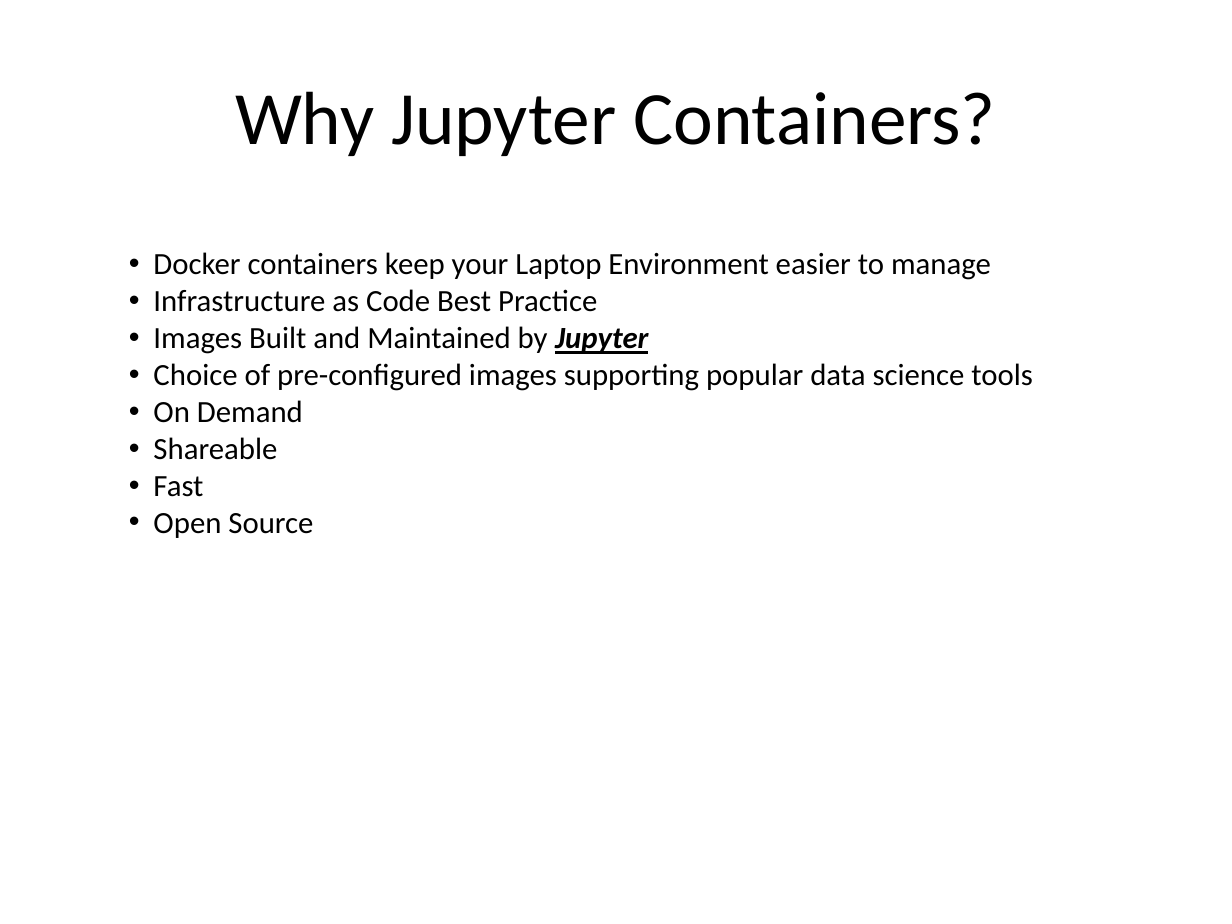
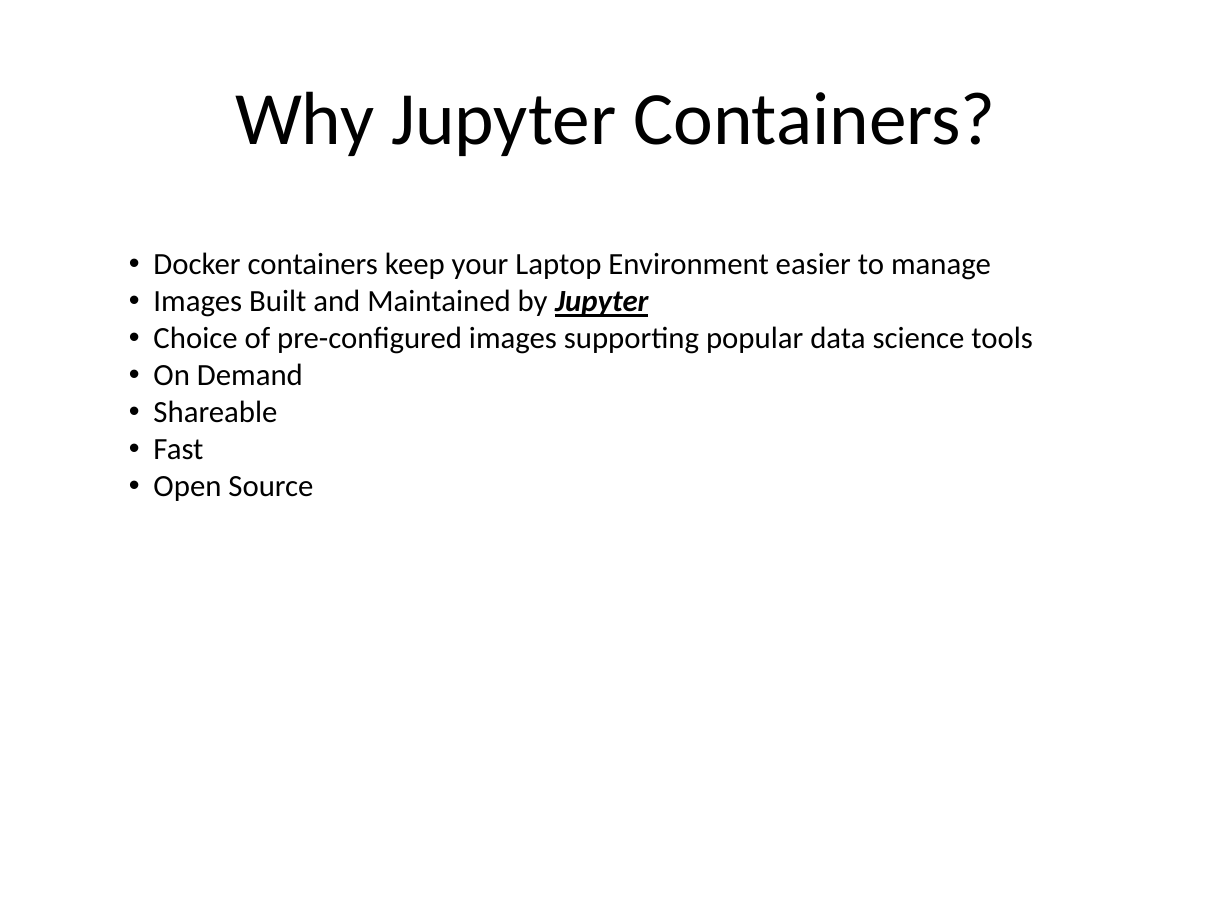
Before and after one commit to kskalvar/jupyter-notebook-with-docker-win7, a slide deck: slide 3 of slides/Jupyter Notebook with Docker on Win7.pptx. Drawn at 1232x924 pixels with LibreOffice and Linux fonts; fonts in the diff are those of the drawing; background and template pictures are left out. Boxes give left, top, right and bottom in pixels: in the first picture for what was removed or moved away, otherwise in the second. Text is boxed around its words. In the diff, an @@ line names an element or a change of style, - is before the commit and + after.

```diff
--- a/slides/Jupyter Notebook with Docker on Win7.pptx
+++ b/slides/Jupyter Notebook with Docker on Win7.pptx
@@ text at (x1=153, y1=289, x2=597, y2=312): paragraph removed @@
-• Infrastructure as Code Best Practice
```
Also in this commit, not shown: 6 other slides changed.
